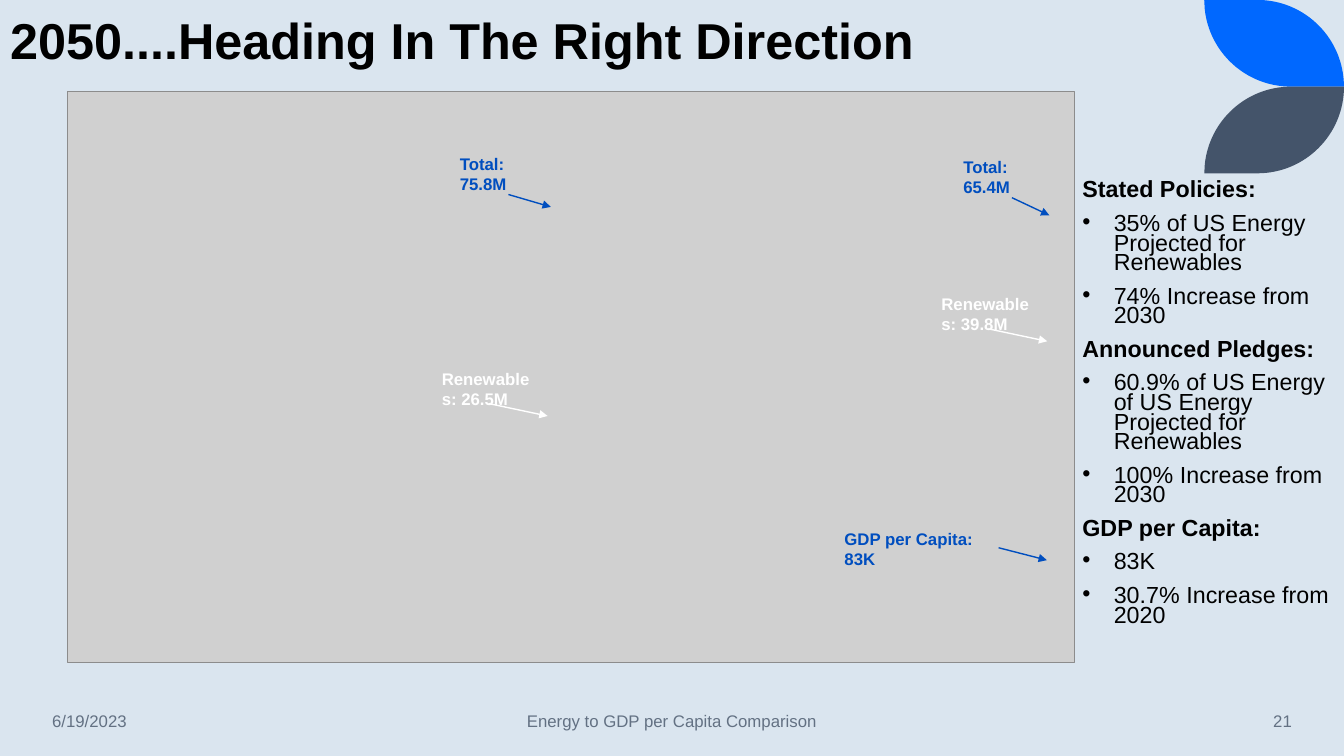
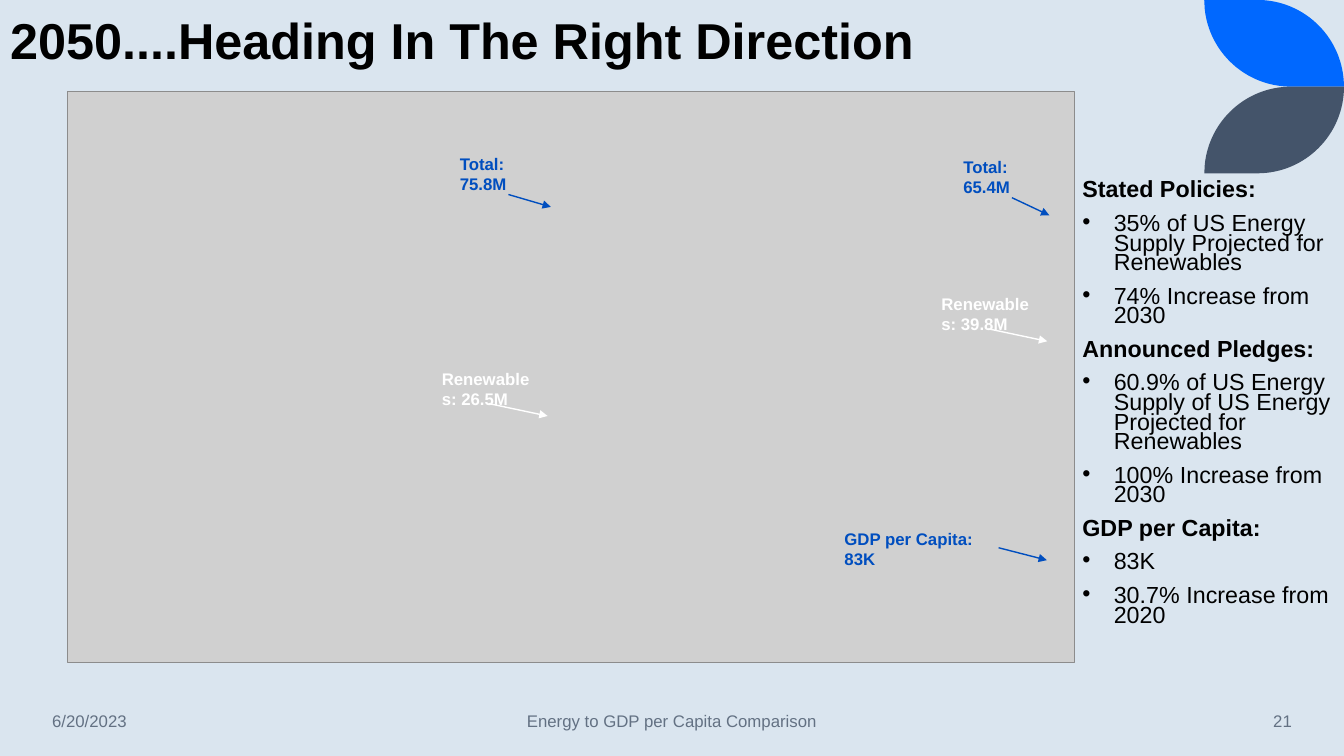
Before and after one commit to lawrence-haggerty/haggerty_energy_gdp_capstone, a slide deck: slide 21 of presentation/haggerty_energy_gdp_1.pptx. Drawn at 1344x756 pixels with LibreOffice and Linux fonts; fonts in the diff are those of the drawing; grey boxes stand for pictures. Boxes give left, top, right and bottom in pixels: in the first picture for what was removed or moved away, otherwise in the second. Text is boxed around its words. In the diff, an @@ line names an element or a change of style, - is before the commit and + after.

```diff
--- a/presentation/haggerty_energy_gdp_1.pptx
+++ b/presentation/haggerty_energy_gdp_1.pptx
@@ text at <box>1114,214,1324,271</box>: text changed @@
-• 35% of US Energy Projected for Renewables
+• 35% of US Energy Supply Projected for Renewables
@@ text at <box>1114,373,1330,450</box>: text changed @@
-• 60.9% of US Energy of US Energy Projected for Renewables
+• 60.9% of US Energy Supply of US Energy Projected for Renewables
@@ text at <box>52,715,127,727</box>: text changed @@
-6/19/2023
+6/20/2023
```
Also in this commit, not shown: 18 other slides changed, 1 other file.
